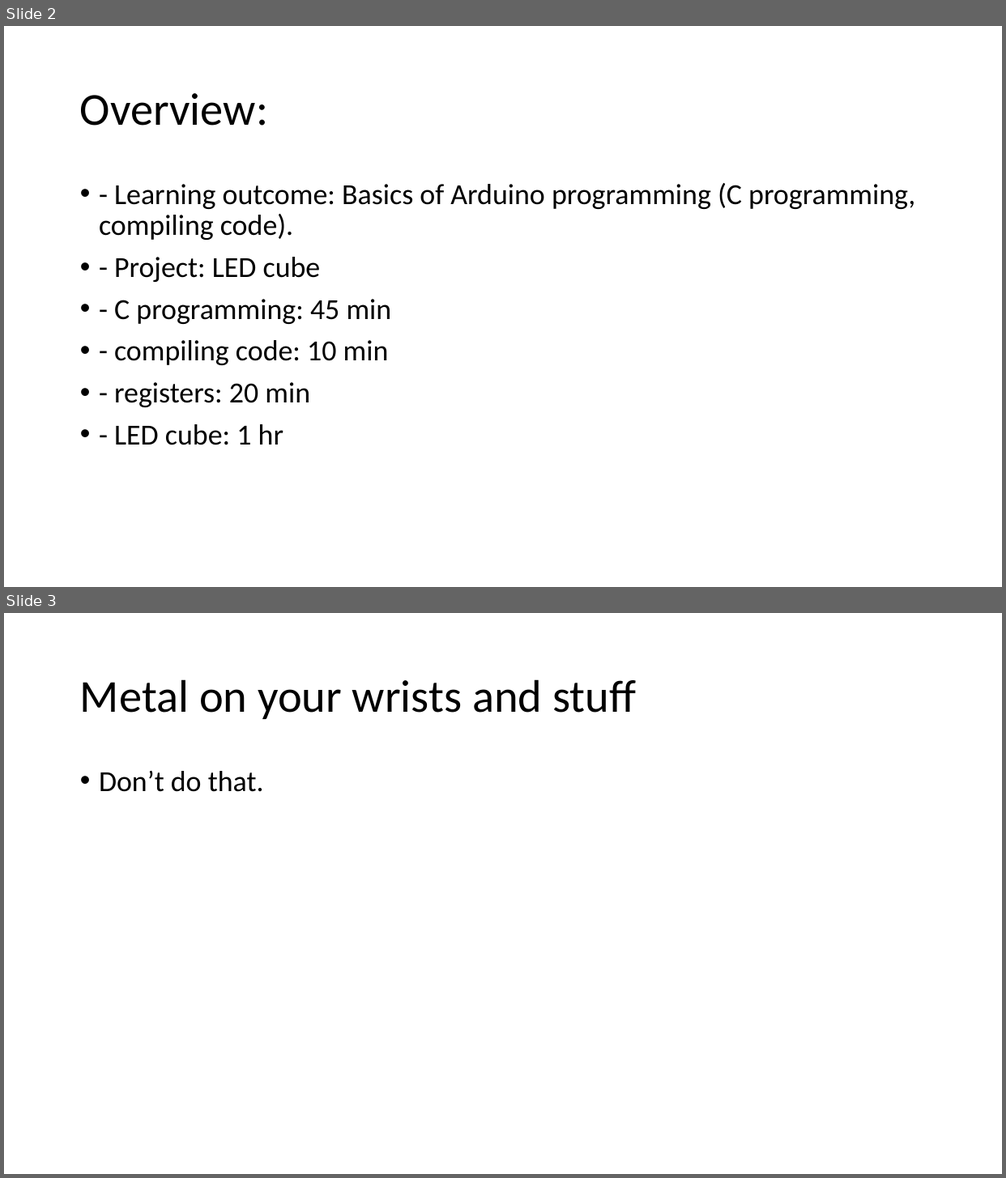
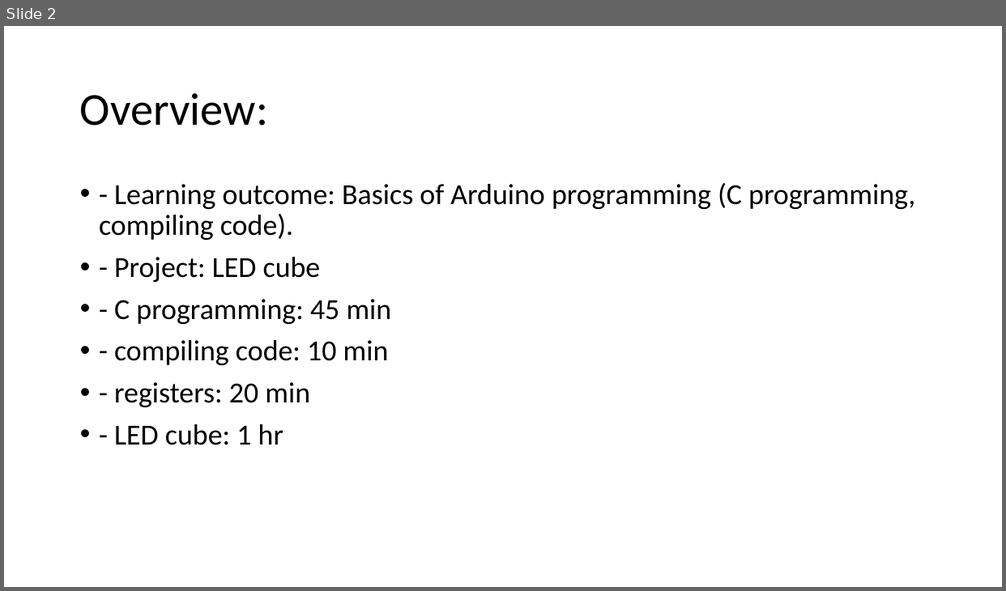
Before and after one commit to Runtime-Learner/McGill-BattleBots-Club, a slide deck: ECSE/Workshop-2/workshop2.pptx. Shown one above the other, each under a label of ours: slides 2 and 3 before the commit, slide 2 after it. The pictures are 1006x1178 and 1006x591 pixels, drawn with LibreOffice and Linux fonts; fonts in the diff are those of the drawing. Boxes give left, top, right and bottom in pixels: in the first picture for what was removed or moved away, otherwise in the second. Text is boxed around its words. In the diff, an @@ line names an element or a change of style, - is before the commit and + after.

```diff
--- a/ECSE/Workshop-2/workshop2.pptx
+++ b/ECSE/Workshop-2/workshop2.pptx
@@ slide 3 removed at [4, 613, 1002, 1174], background #FFFFFF @@
@@ title removed at [80, 679, 636, 719] @@
-Metal on your wrists and stuff
@@ text removed at [99, 771, 264, 792] @@
-• Don’t do that.
```
Also in this commit, not shown: 1 slide added, 3 other files.
